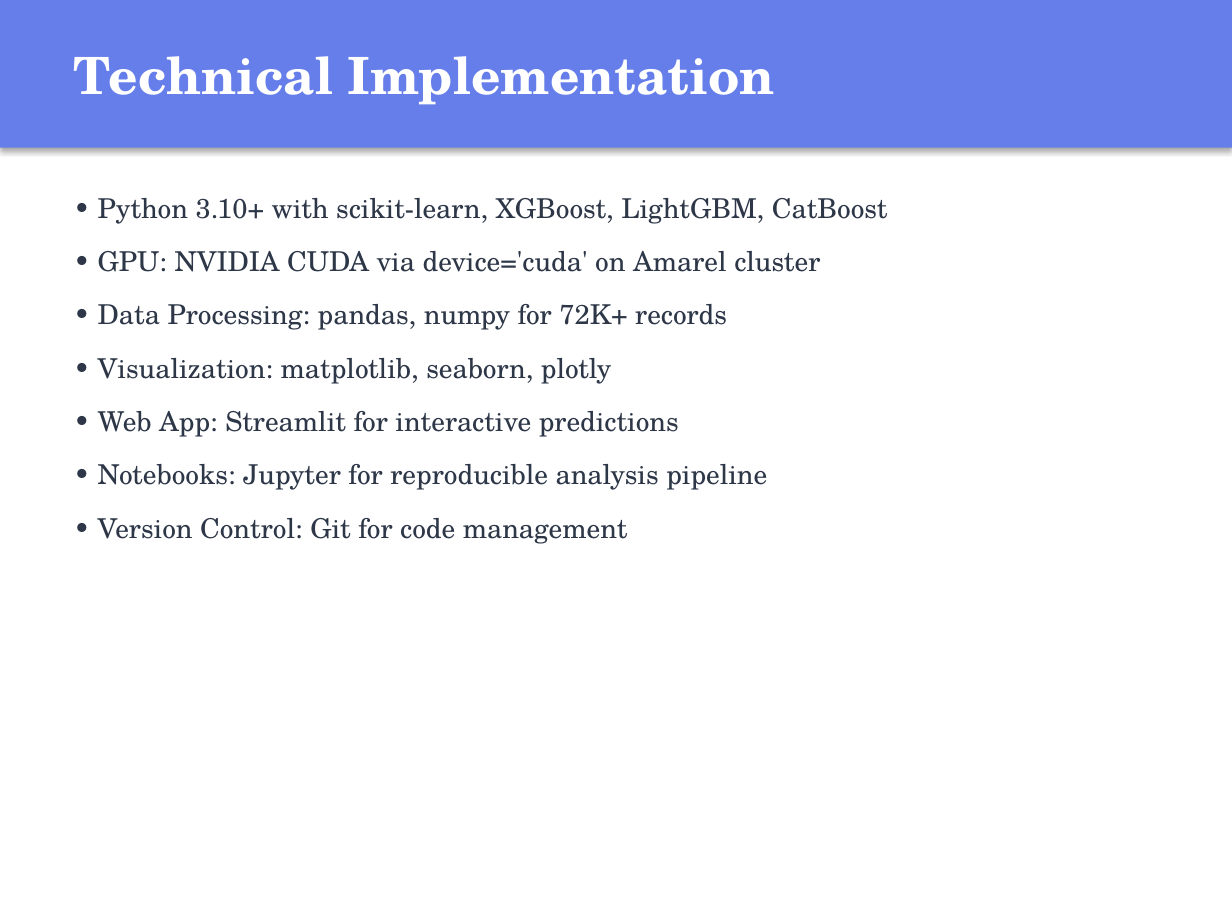
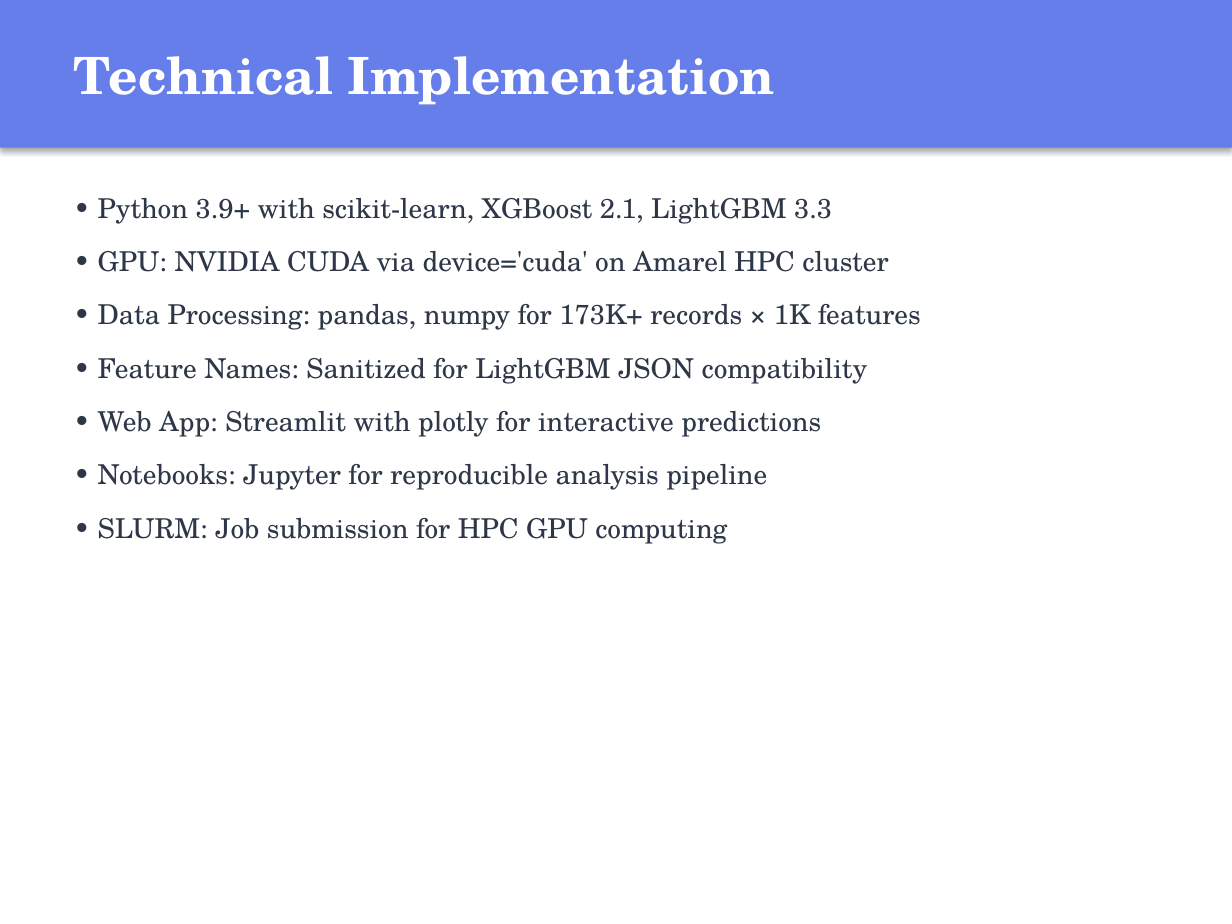
Before and after one commit to valle1306/home-price-prediction, a slide deck: slide 8 of Home_Price_Prediction_Presentation.pptx. Drawn at 1232x924 pixels with LibreOffice and Linux fonts; fonts in the diff are those of the drawing. Boxes give left, top, right and bottom in pixels: in the first picture for what was removed or moved away, otherwise in the second. Text is boxed around its words. In the diff, an @@ line names an element or a change of style, - is before the commit and + after.

Commit message:
Professional UI, advanced tuning scripts, 85.61% results, fixed predict page

```diff
--- a/Home_Price_Prediction_Presentation.pptx
+++ b/Home_Price_Prediction_Presentation.pptx
@@ text at bbox=[98, 198, 921, 437]: text changed @@
-• Python 3.10+ with scikit-learn, XGBoost, LightGBM, CatBoost
-• GPU: NVIDIA CUDA via device='cuda' on Amarel cluster
-• Data Processing: pandas, numpy for 72K+ records
-• Visualization: matplotlib, seaborn, plotly
-• Web App: Streamlit for interactive predictions
+• Python 3.9+ with scikit-learn, XGBoost 2.1, LightGBM 3.3
+• GPU: NVIDIA CUDA via device='cuda' on Amarel HPC cluster
+• Data Processing: pandas, numpy for 173K+ records × 1K features
+• Feature Names: Sanitized for LightGBM JSON compatibility
+• Web App: Streamlit with plotly for interactive predictions
@@ text at bbox=[98, 518, 727, 544]: text changed @@
-• Version Control: Git for code management
+• SLURM: Job submission for HPC GPU computing
```
Also in this commit, not shown: 9 other slides changed, 23 other files.
